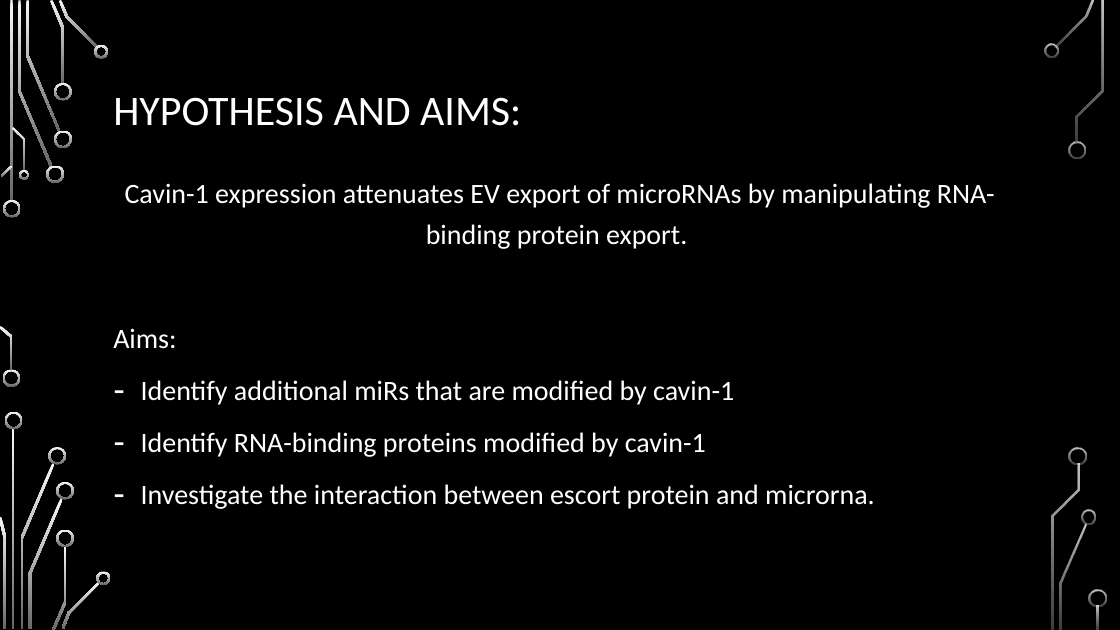
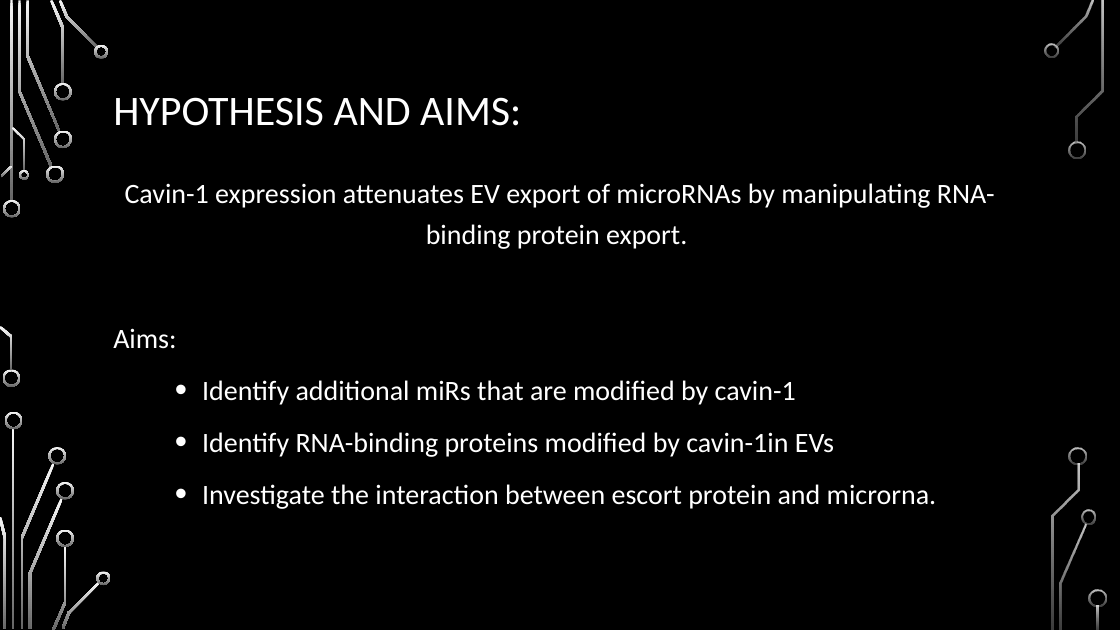
Before and after one commit to HarleyRobinson/Honours2, a slide deck: slide 5 of BackgroundInfo/MeetingSept.pptx. Drawn at 1120x630 pixels with LibreOffice and Linux fonts; fonts in the diff are those of the drawing; background and template pictures are left out. Boxes give left, top, right and bottom in pixels: in the first picture for what was removed or moved away, otherwise in the second. Text is boxed around its words. In the diff, an @@ line names an element or a change of style, - is before the commit and + after.

```diff
--- a/BackgroundInfo/MeetingSept.pptx
+++ b/BackgroundInfo/MeetingSept.pptx
@@ text at (202, 380, 937, 509): bullet - to • @@
@@ text at (202, 432, 834, 457): text changed @@
-– Identify RNA-binding proteins modified by cavin-1
+• Identify RNA-binding proteins modified by cavin-1in EVs
```
Also in this commit, not shown: 5 other slides changed, 2 slides added, 1 slide removed, 12 other files.
